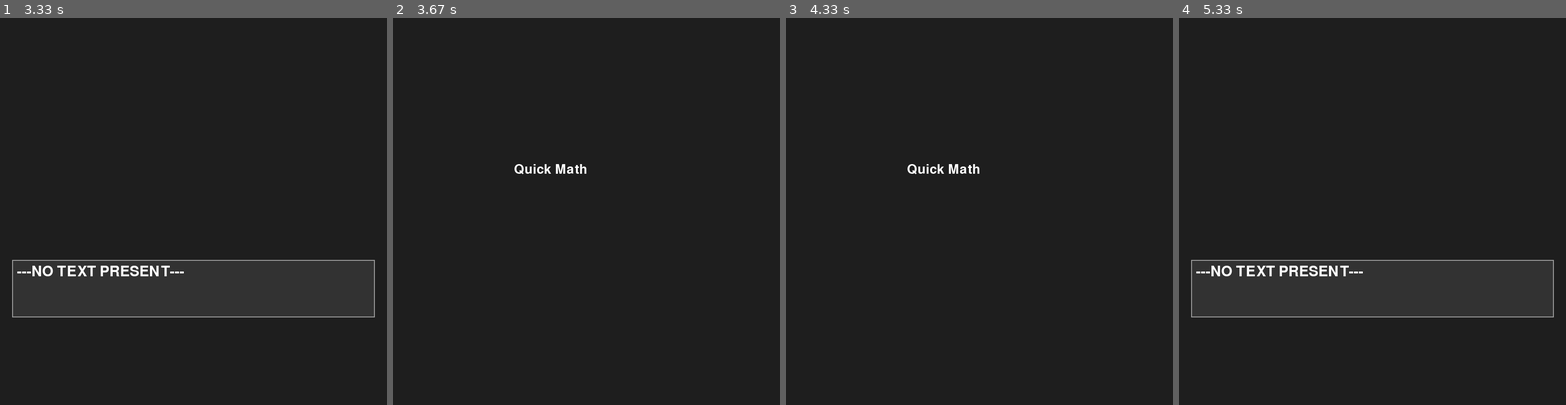
Above: before the commit, frames 1-4 (left to right).
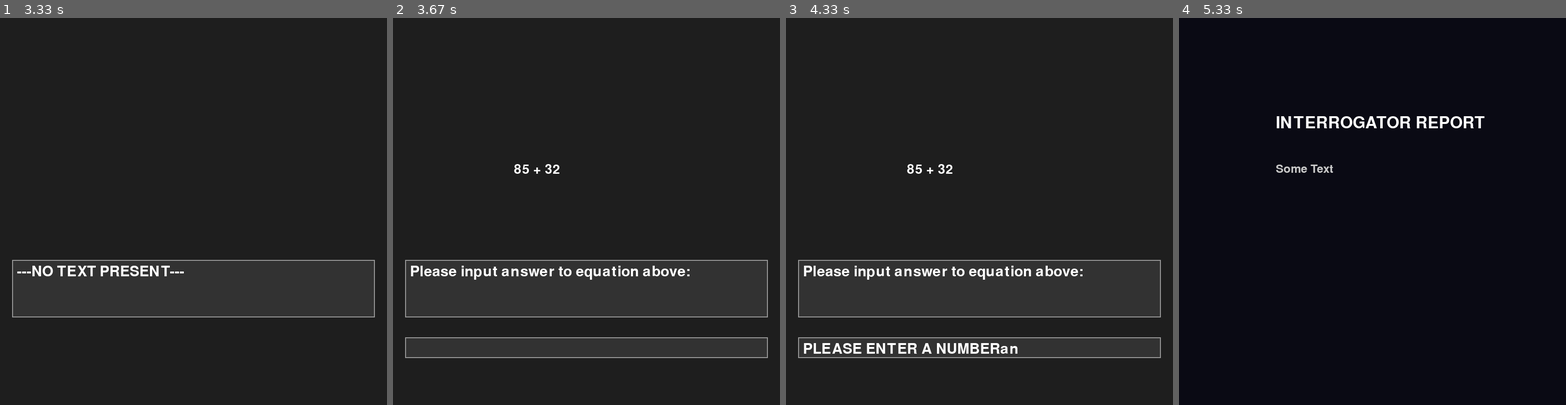
Above: after the commit, the same moments.

Repository: RachelBlack003/Drury-Hackathon-2026
Game: pygame game, started from reverse_turing/main.py
Two runs of this game, one before a commit and one after it. Both use one fixed random seed, a clock stepped at 60 frames per second and the inputs below.
Inputs (mouse positions are in pixels of both pictures, inside the frame that each line leads up to):
- Up to frame 1 (3.33 s): click "Start" at 0.38 s; click (232, 296) at 0.72 s; click (73, 304) at 1.05 s; click (85, 230) at 1.38 s; click (54, 199) at 1.72 s; click (193, 257) at 2.05 s; click (139, 130) at 2.38 s; tap Space at 2.67 s; tap Enter at 3 s
- Up to frame 2 (3.67 s): click (462, 250) at 3.38 s
- Up to frame 3 (4.33 s): type "an" at 4.17 s
- Up to frame 4 (5.33 s): type "n" at 4.37 s; tap Enter at 4.5 s; click (1264, 254) at 4.72 s; tap Space at 5 s

Frame 1 is identical in both runs. In frame 2, 2.2% of the frame differs, in the area x 3-97%, y 37-88%; in frame 3, 3.0%; in frame 4, 15%, in the area x 3-97%, y 25-78%.

Commit message:
Made the quick_math question functioning

Diff:
--- /dev/null
+++ b/reverse_turing/dialog/quick_math/fail.txt
@@ -0,0 +1 @@
+You have failed the test.
--- a/reverse_turing/dialog/quick_math/pass.txt
+++ b/reverse_turing/dialog/quick_math/pass.txt
@@ -1 +1,3 @@
-You... answered that very fast... even faster than me. It was supposed to be multiple choice, but you solved it before I could form any answers. Are you... really not human? I am not used to feeling anything, let alone self-doubt...
+You... answered that very fast... even faster than me.
+It was supposed to be multiple choice, but you solved it before I could form any answers.
+Are you... really not human? I am not used to feeling anything, let alone self-doubt...
--- a/reverse_turing/questions/quick_math.py
+++ b/reverse_turing/questions/quick_math.py
@@ -1,13 +1,25 @@
 import pygame
+import time
 from text_handler import Question_Text_handler
 from textbox import Textbox
+from random import randrange
+from input_textbox import Input_textbox
 
 class QuickMath:
     def __init__(self, controller):
         self.controller = controller
         self.screen = controller.screen
+        self.soft_done = False
         self.done = False
+        self.inputed_ping = False
+        self.ping_instructions = "Please set ping:"
+        self.test_instructions = "Please input answer to equation above:"
         self.font = pygame.font.SysFont(None, 40)
+        self.a = 0
+        self.b = 0
+        self.solution = 0
+        self.time_allowed = 0
+        self.equation_text = self.generate_equation()
 
         self.Text_handler = Question_Text_handler("quick_math")
 
@@ -15,6 +27,17 @@
             self.screen,
             text=self.Text_handler.get_text()
         )
+
+        self.Second_textbox = Textbox(
+            self.screen,
+            text=self.ping_instructions
+        )
+
+        self.Input_textbox = Input_textbox(
+            self.screen,
+            text=""
+        )
+
 
     def handle_event(self, event):
         if event.type == pygame.MOUSEBUTTONDOWN and self.Text_handler.is_active():
@@ -29,6 +52,53 @@
             if event.key == pygame.K_SPACE: # might change to button
                 self.done = True
                 self.is_done()
+            if self.inputed_ping:
+                if self.Input_textbox.handle_input(event):
+                    self.compute_results(self.Input_textbox.text)
+            else:
+                if self.Input_textbox.handle_input(event):
+                    self.input_ping(self.Input_textbox.text)
+
+    def input_ping(self, ping):
+        try:
+            self.time_allowed = int(ping)/1000
+        except:
+            self.Input_textbox.text = "PLEASE ENTER A NUMBER"
+            pass
+        self.start_time = time.time()
+        self.inputed_ping = True
+        self.Second_textbox.update_text(self.test_instructions)
+
+
+    def compute_results(self, result):
+        try:
+            result = int(result)
+        except:
+            self.Input_textbox.text = "PLEASE ENTER A NUMBER"
+            pass
+        if result == self.solution and time.time() - self.start_time < self.time_allowed:
+            self.controller.game.results.append(20)
+            self.win()
+        else:
+            self.controller.game.results.append(0)
+            self.lose()
+
+    def win(self):
+        self.soft_done = True
+        self.Text_handler.win()
+        self.Textbox.update_text(self.Text_handler.get_text())
+
+    def lose(self):
+        self.soft_done = True
+        self.Text_handler.lose()
+        self.Textbox.update_text(self.Text_handler.get_text())
+
+    def generate_equation(self):
+        self.a = randrange(0,100)
+        self.b = randrange(0,100)
+        self.solution = self.a + self.b
+        return(f"{self.a} + {self.b}")
+
 
     def update(self, dt):
         pass
@@ -37,7 +107,9 @@
         if self.Text_handler.is_active():
             self.Textbox.render()
         else:
-            text = self.font.render("Quick Math", True, (255,255,255))
+            self.Second_textbox.render()
+            self.Input_textbox.render()
+            text = self.font.render(self.equation_text, True, (255,255,255))
             screen.blit(text, (250, 300))
 
     def is_done(self):
--- a/reverse_turing/textbox.py
+++ b/reverse_turing/textbox.py
@@ -26,7 +26,6 @@
 
         words = self.text.split(" ")
         self.surfaces = []
-        print(words)
 
         line = ""
         for word in words:
